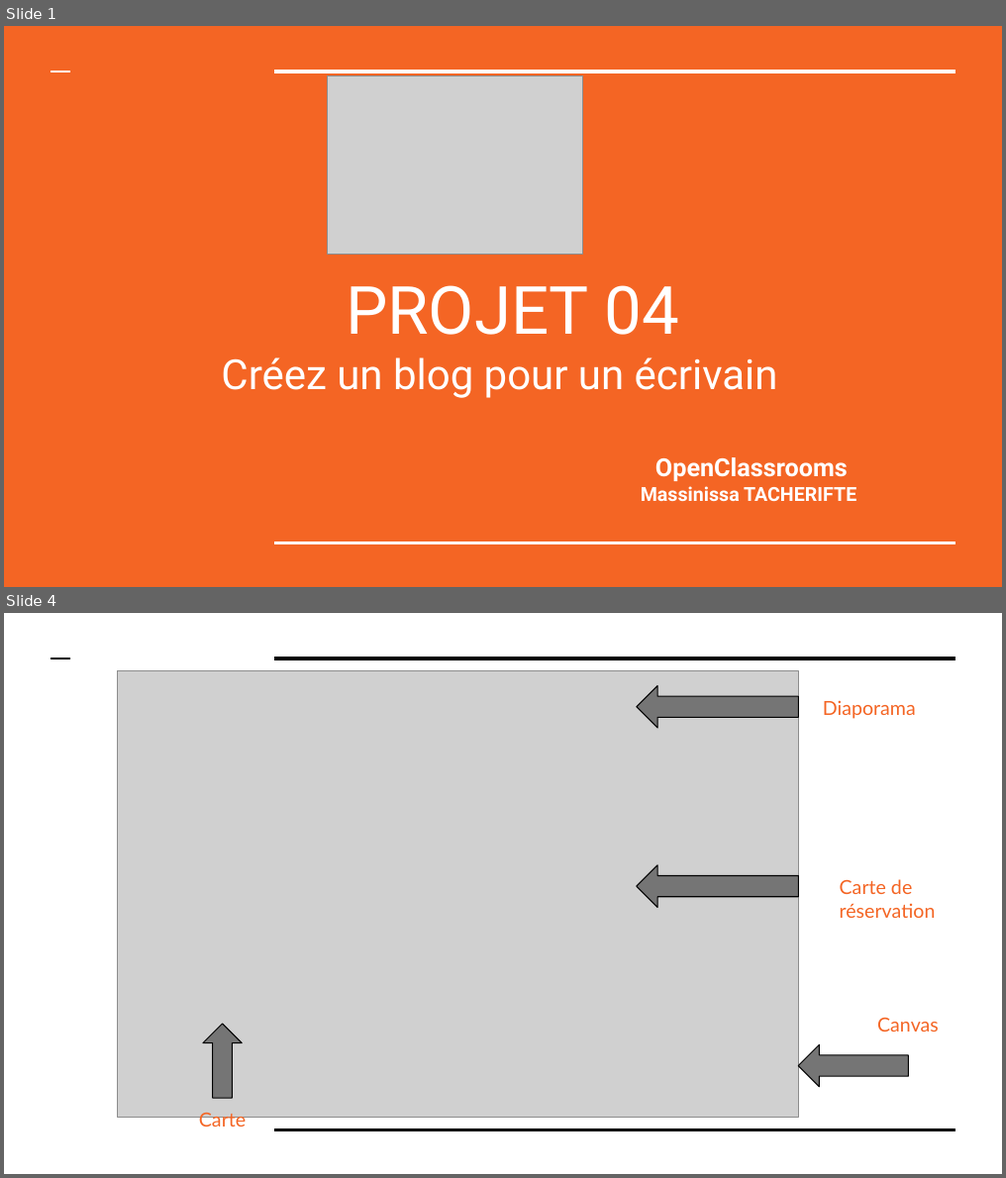
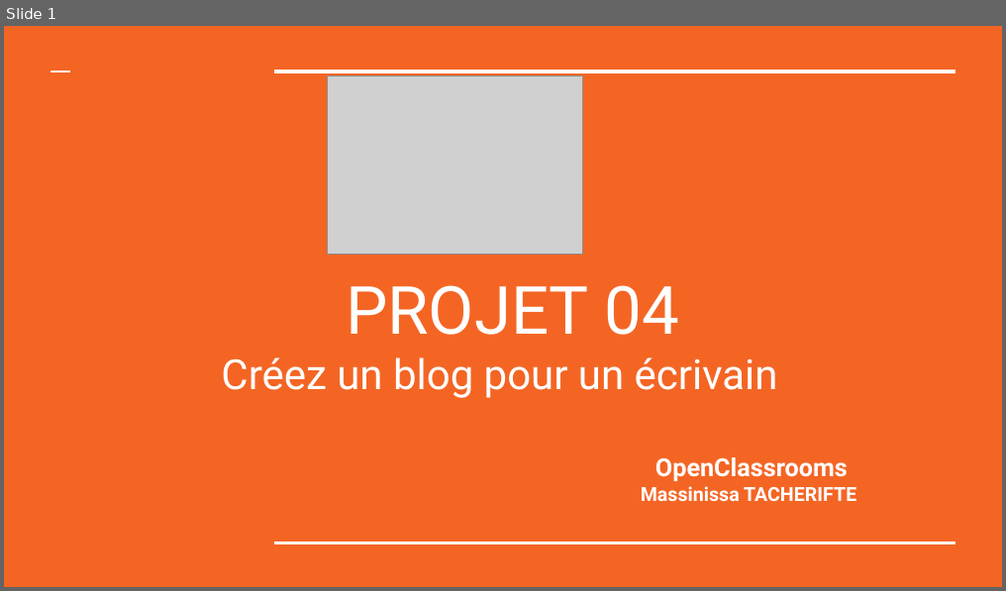
Before and after one commit to massinissa44/Projet-04-blog-pour-un-crivain-, a slide deck: P4_04_Presentation.pptx. Shown one above the other, each under a label of ours: slides 1 and 4 before the commit, slide 1 after it; the slides between them are not shown. The pictures are 1006x1178 and 1006x591 pixels, drawn with LibreOffice and Linux fonts; fonts in the diff are those of the drawing; grey boxes stand for pictures. Boxes give left, top, right and bottom in pixels: in the first picture for what was removed or moved away, otherwise in the second. Text is boxed around its words. In the diff, an @@ line names an element or a change of style, - is before the commit and + after.

```diff
--- a/P4_04_Presentation.pptx
+++ b/P4_04_Presentation.pptx
@@ slide 4 removed at (4,613,1002,1174), background #FFFFFF @@
@@ line removed from (51, 658) to (71, 658) @@
@@ picture removed at (118,670,798,1117) @@
@@ line removed from (274, 658) to (956, 658) @@
@@ left arrow removed at (637,686,798,728) @@
@@ text removed at (823,700,916,719) @@
-Diaporama
@@ left arrow removed at (637,865,798,907) @@
@@ text removed at (840,879,936,918) @@
-Carte de réservation
@@ up arrow removed at (203,1024,242,1099) @@
@@ text removed at (877,1018,939,1032) @@
-Canvas
@@ left arrow removed at (798,1045,908,1087) @@
@@ text removed at (199,1111,246,1133) @@
-Carte
@@ line removed from (274, 1130) to (956, 1130) @@
```
Also in this commit, not shown: 3 slides changed, 13 slides added, 14 other slides removed, 15 other files.
